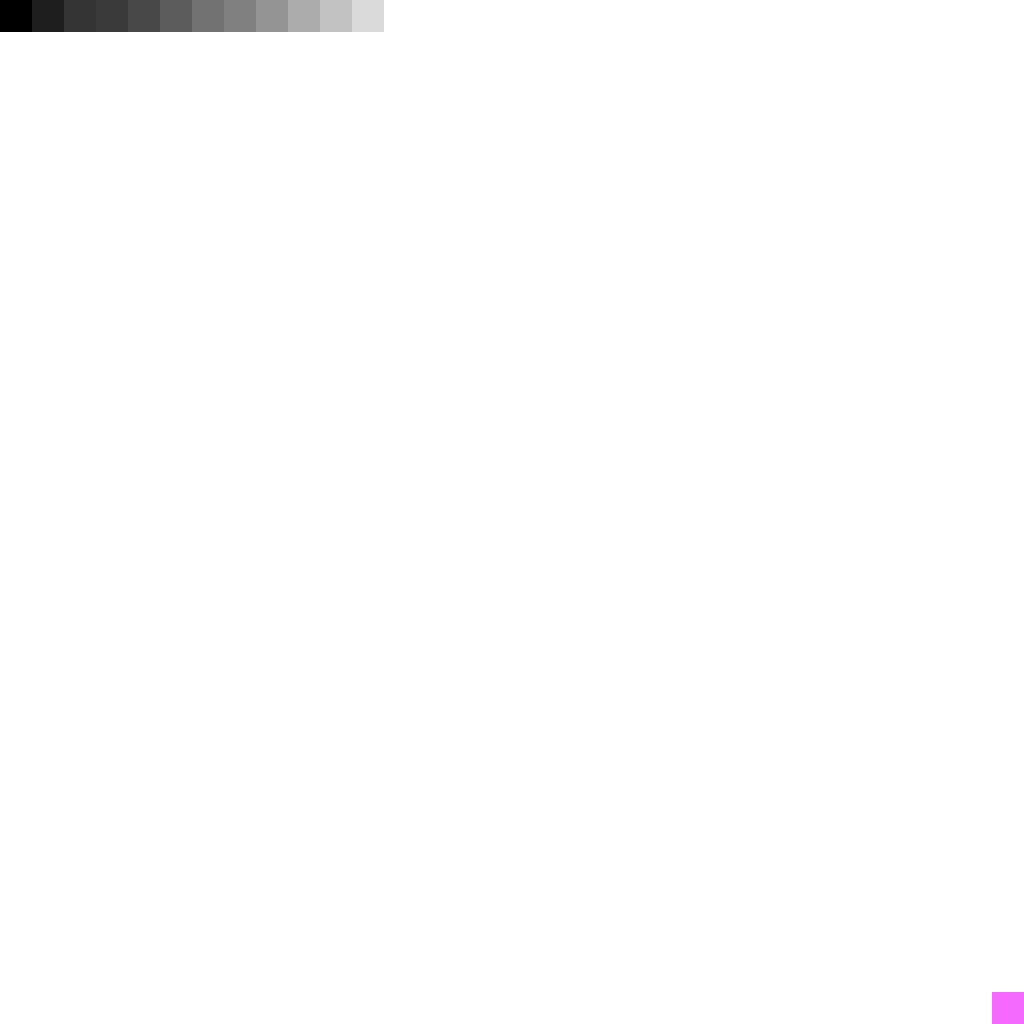
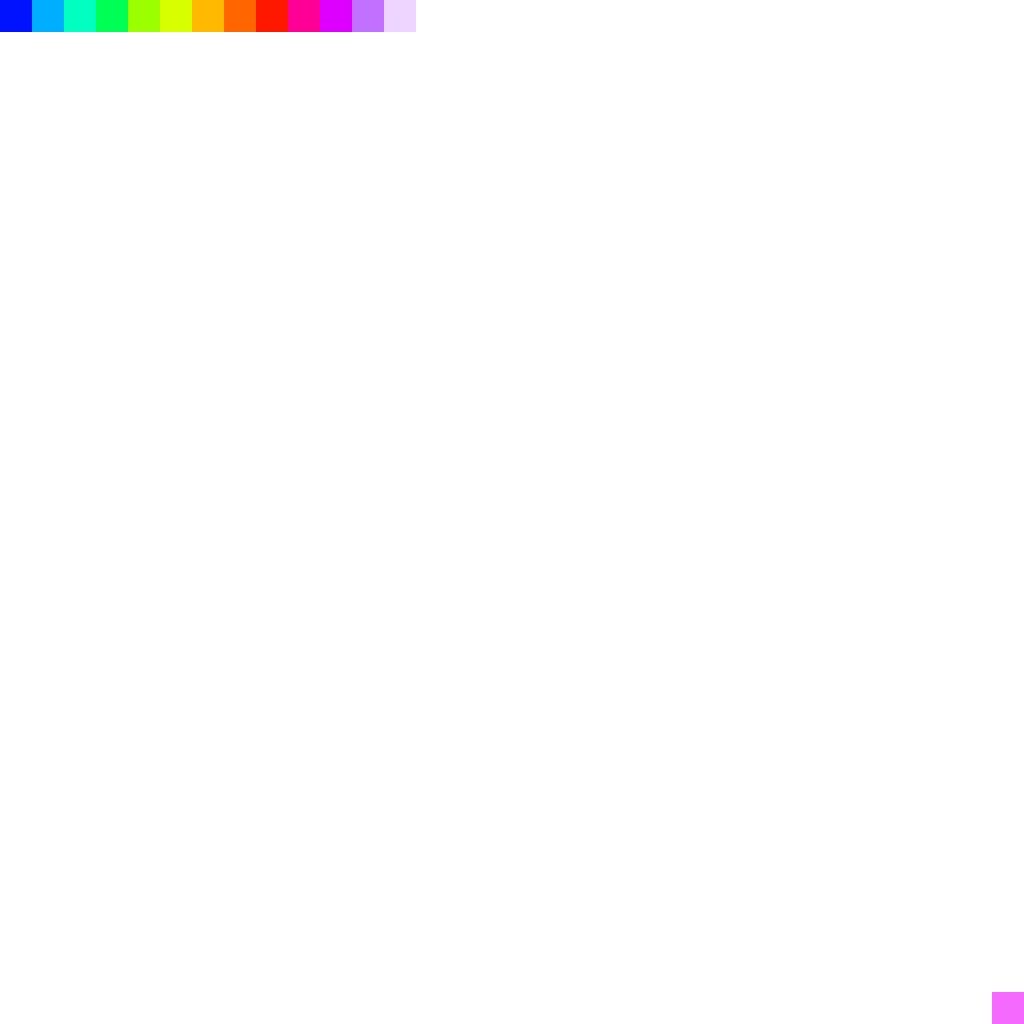
Layered file, before and after one edit (1024 × 1024). Changes by layer:
painted on "Layer #3" over [0, 0, 416, 32]
